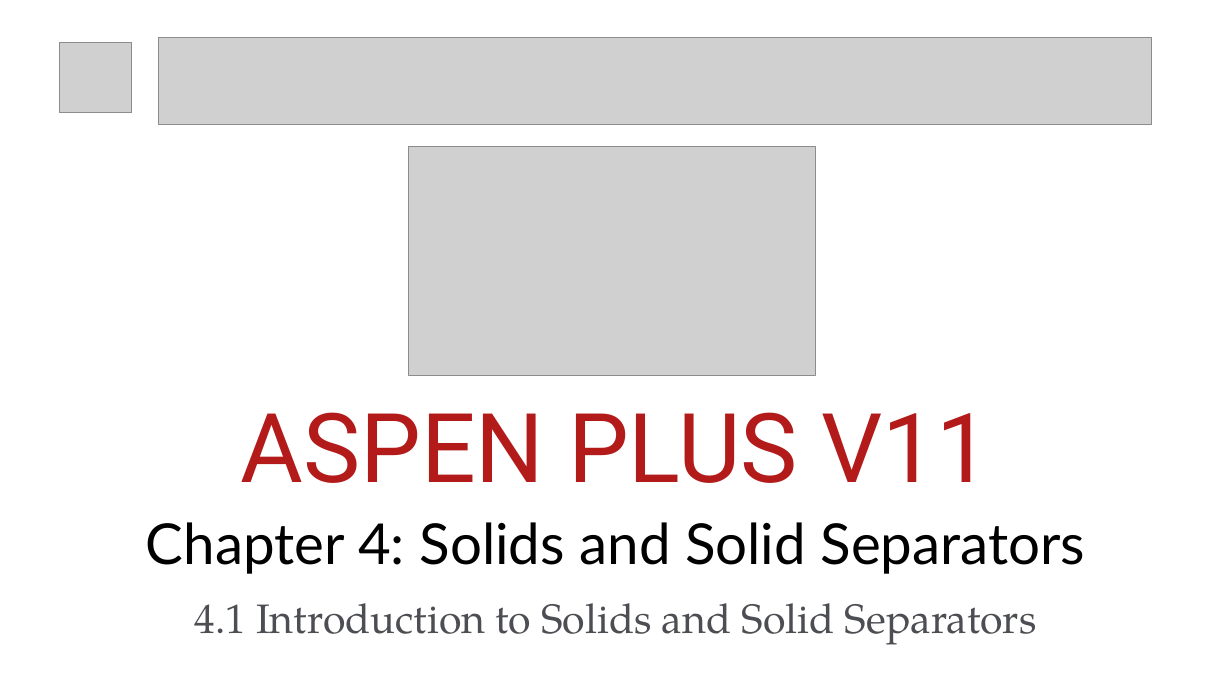
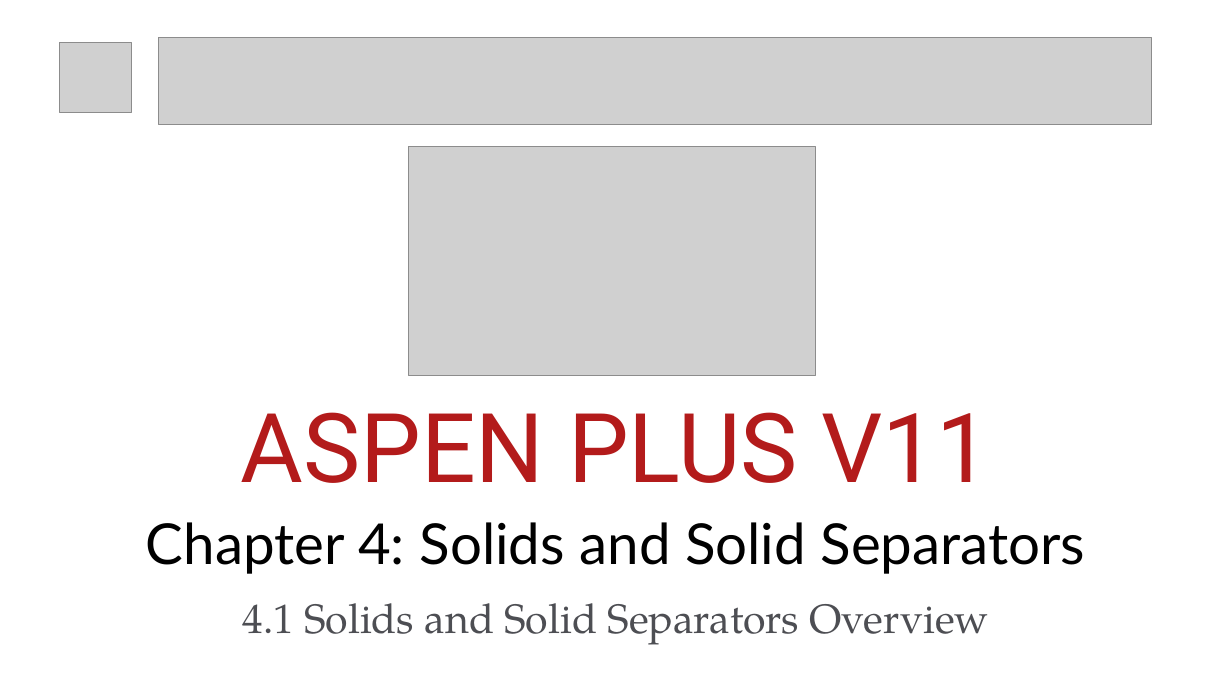
Before and after one commit to btanti/aspen-tutorials, a slide deck: slide 4 of Title Designs/Title Designs.pptx. Drawn at 1232x693 pixels with LibreOffice and Linux fonts; fonts in the diff are those of the drawing; grey boxes stand for pictures. Boxes give left, top, right and bottom in pixels: in the first picture for what was removed or moved away, otherwise in the second. Text is boxed around its words. In the diff, an @@ line names an element or a change of style, - is before the commit and + after.

```diff
--- a/Title Designs/Title Designs.pptx
+++ b/Title Designs/Title Designs.pptx
@@ text at [243, 603, 988, 645]: text changed @@
-4.1 Introduction to Solids and Solid Separators
+4.1 Solids and Solid Separators Overview
```
Also in this commit, not shown: 4 slides added, 8 other files.
